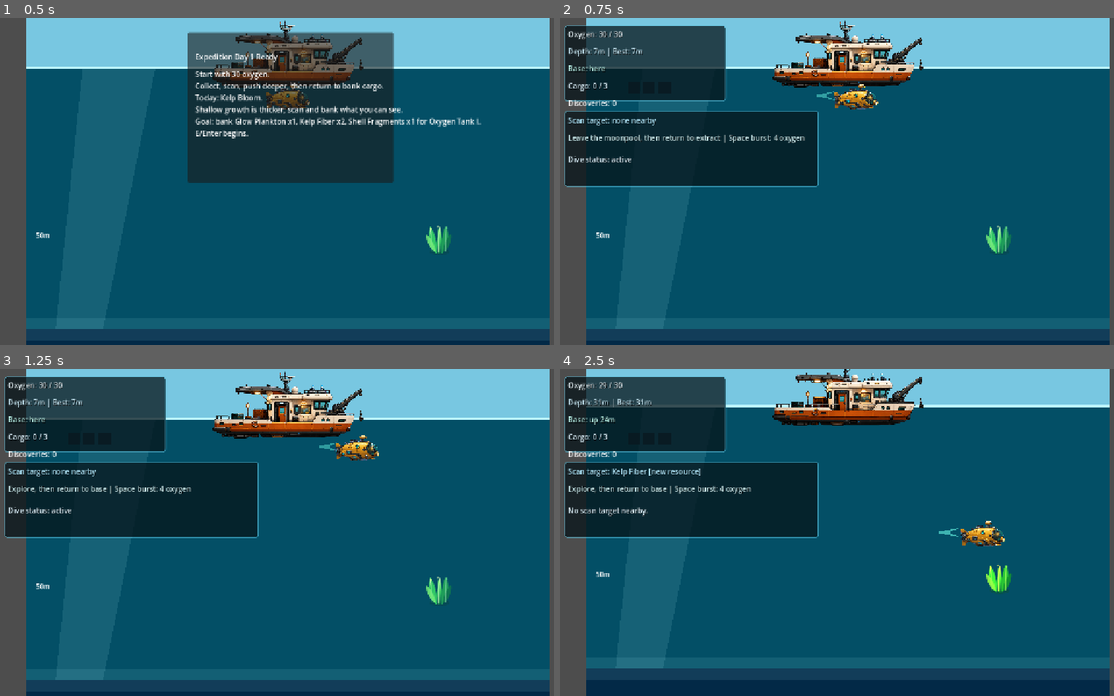
Above: before the commit, frames 1-4 (two rows, left to right).
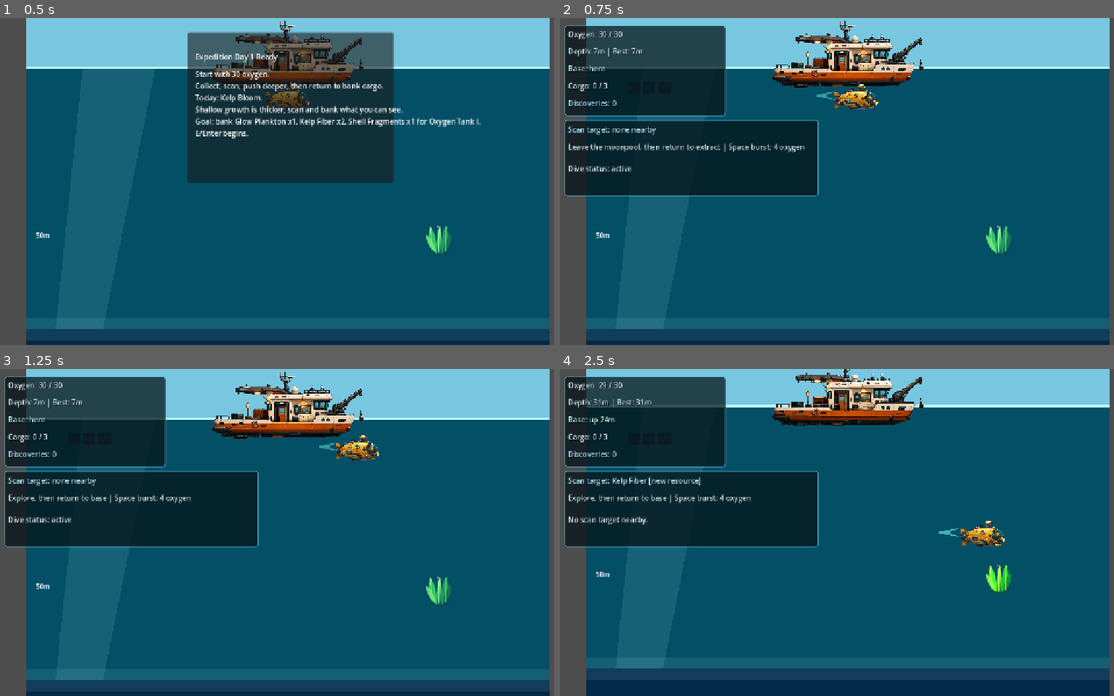
Above: after the commit, the same moments.

Repository: joeypshell/OceanGame
Game: Godot game, scene res://scenes/Main.tscn
Same seed, same stepped clock (60 frames per second), same inputs: the game is played once before the commit and once after it.
Inputs:
- Up to frame 1 (0.5 s): no input
- Up to frame 2 (0.75 s): tap Enter at 0.5 s; hold D (move_right) from 0.53 s (still down); tap E (interact) at 0.6 s
- Up to frame 3 (1.25 s): keep holding D (move_right)
- Up to frame 4 (2.5 s): release D (move_right) at 1.28 s; hold S (move_down) 1.28-2.03 s; tap F (scan) at 1.35 s; hold D (move_right) from 2.03 s (still down); tap E (interact) at 2.1 s

Frame 1 is identical in both runs. In frame 2, 5.0% of the frame differs, in the area x 0-47%, y 24-55%; in frame 3, 4.8%; in frame 4, 5.0%.

Commit message:
Resolve #260 move discoveries into HUD panel

Diff:
--- a/scenes/Main.tscn
+++ b/scenes/Main.tscn
@@ -1080,7 +1080,7 @@
 offset_left = 16.0
 offset_top = 16.0
 offset_right = 372.0
-offset_bottom = 184.0
+offset_bottom = 216.0
 theme_override_styles/panel = SubResource("StyleBoxFlat_hud_panel")
 
 [node name="Hint" type="Label" parent="HUD"]
@@ -1208,21 +1208,25 @@
 offset_top = 176.0
 offset_right = 360.0
 offset_bottom = 208.0
+theme_override_colors/font_color = Color(0.68, 0.9, 1, 1)
+theme_override_colors/font_shadow_color = Color(0, 0.025, 0.035, 0.95)
+theme_override_constants/shadow_offset_x = 1
+theme_override_constants/shadow_offset_y = 1
 text = "Discoveries: 0 / 3"
 
 [node name="DiveInfoPanel" type="Panel" parent="HUD"]
 visible = false
 offset_left = 16.0
-offset_top = 204.0
+offset_top = 224.0
 offset_right = 576.0
-offset_bottom = 372.0
+offset_bottom = 392.0
 theme_override_styles/panel = SubResource("StyleBoxFlat_hud_panel")
 
 [node name="Status" type="Label" parent="HUD"]
 offset_left = 24.0
-offset_top = 300.0
+offset_top = 320.0
 offset_right = 560.0
-offset_bottom = 364.0
+offset_bottom = 384.0
 theme_override_colors/font_color = Color(0.88, 0.96, 1, 1)
 theme_override_colors/font_shadow_color = Color(0, 0.025, 0.035, 0.95)
 theme_override_constants/shadow_offset_x = 1
@@ -1232,9 +1236,9 @@
 
 [node name="ExtractionPrompt" type="Label" parent="HUD"]
 offset_left = 24.0
-offset_top = 252.0
+offset_top = 272.0
 offset_right = 560.0
-offset_bottom = 292.0
+offset_bottom = 312.0
 theme_override_colors/font_color = Color(0.82, 0.95, 0.96, 1)
 theme_override_colors/font_shadow_color = Color(0, 0.025, 0.035, 0.95)
 theme_override_constants/shadow_offset_x = 1
@@ -1244,9 +1248,9 @@
 
 [node name="ScanTarget" type="Label" parent="HUD"]
 offset_left = 24.0
-offset_top = 214.0
+offset_top = 234.0
 offset_right = 560.0
-offset_bottom = 248.0
+offset_bottom = 268.0
 theme_override_colors/font_color = Color(0.7, 0.92, 1, 1)
 theme_override_colors/font_shadow_color = Color(0, 0.025, 0.035, 0.95)
 theme_override_constants/shadow_offset_x = 1
